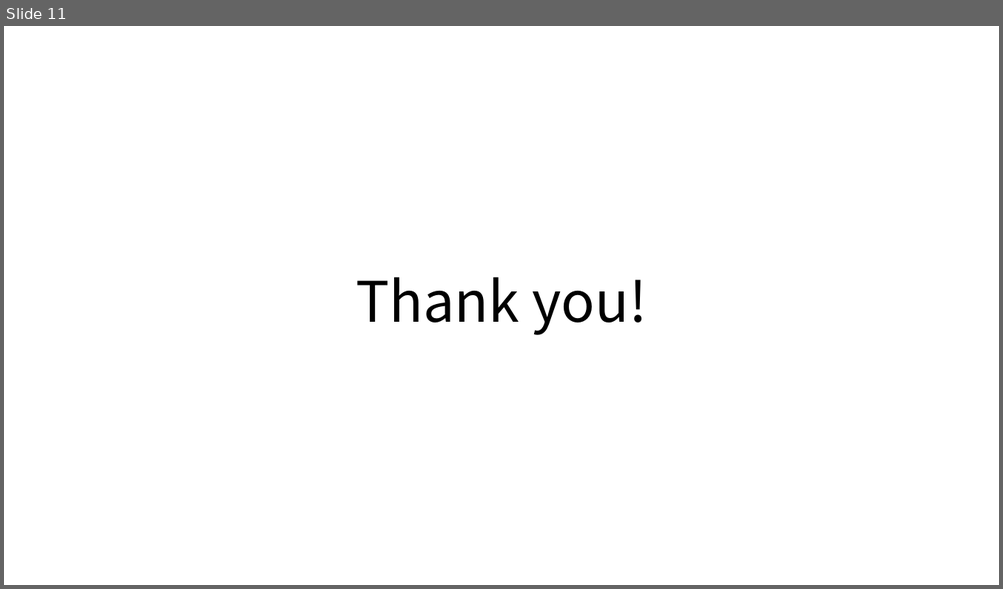
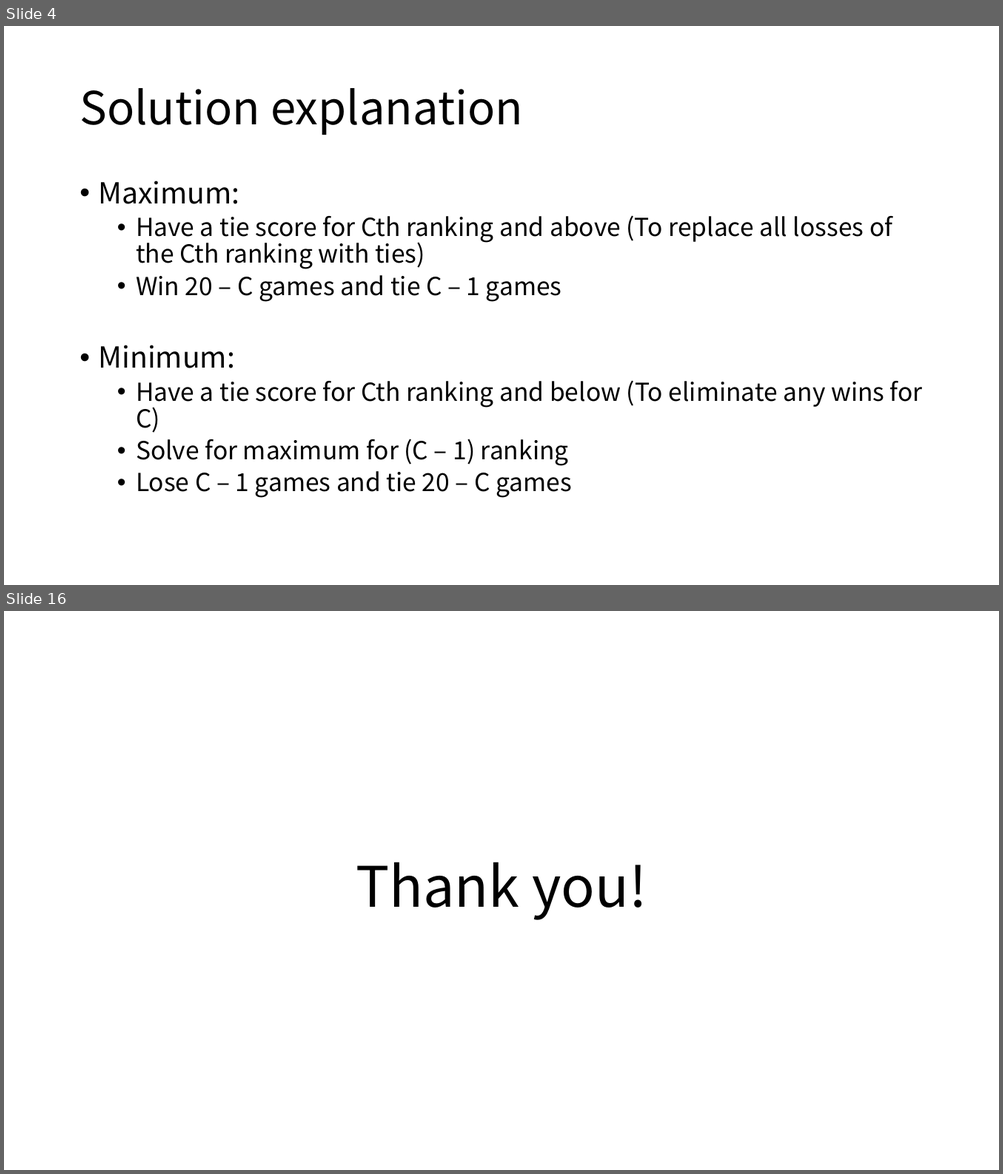
Before and after one commit to gdlee412/Problem-Solving-Techniques, a slide deck: 자료/Report template/Report for exercise or homework.pptx. Shown one above the other, each under a label of ours: slide 11 before the commit, slides 4 and 16 after it; the slides between them are not shown. The pictures are 1003x589 and 1003x1174 pixels, drawn with LibreOffice and Linux fonts; fonts in the diff are those of the drawing. Boxes give left, top, right and bottom in pixels: in the first picture for what was removed or moved away, otherwise in the second. Text is boxed around its words. In the diff, an @@ line names an element or a change of style, - is before the commit and + after.

```diff
--- a/자료/Report template/Report for exercise or homework.pptx
+++ b/자료/Report template/Report for exercise or homework.pptx
@@ slide 4 added at box(4, 26, 999, 585), background #FFFFFF @@
@@ title added at box(79, 88, 523, 135), 44 pt, text #000000 @@
+Solution explanation
@@ text added at box(99, 181, 922, 498), 24 pt, text #000000 @@
+• Maximum:
+  • Have a tie score for Cth ranking and above (To replace all losses of the Cth ranking with ties)
+  • Win 20 – C games and tie C – 1 games
+• Minimum:
+  • Have a tie score for Cth ranking and below (To eliminate any wins for C)
+  • Solve for maximum for (C – 1) ranking
+  • Lose C – 1 games and tie 20 – C games
@@ what was slide 11 is now slide 16 @@
```
Also in this commit, not shown: 5 slides changed, 9 other slides added, 5 slides removed, 1 other file.
